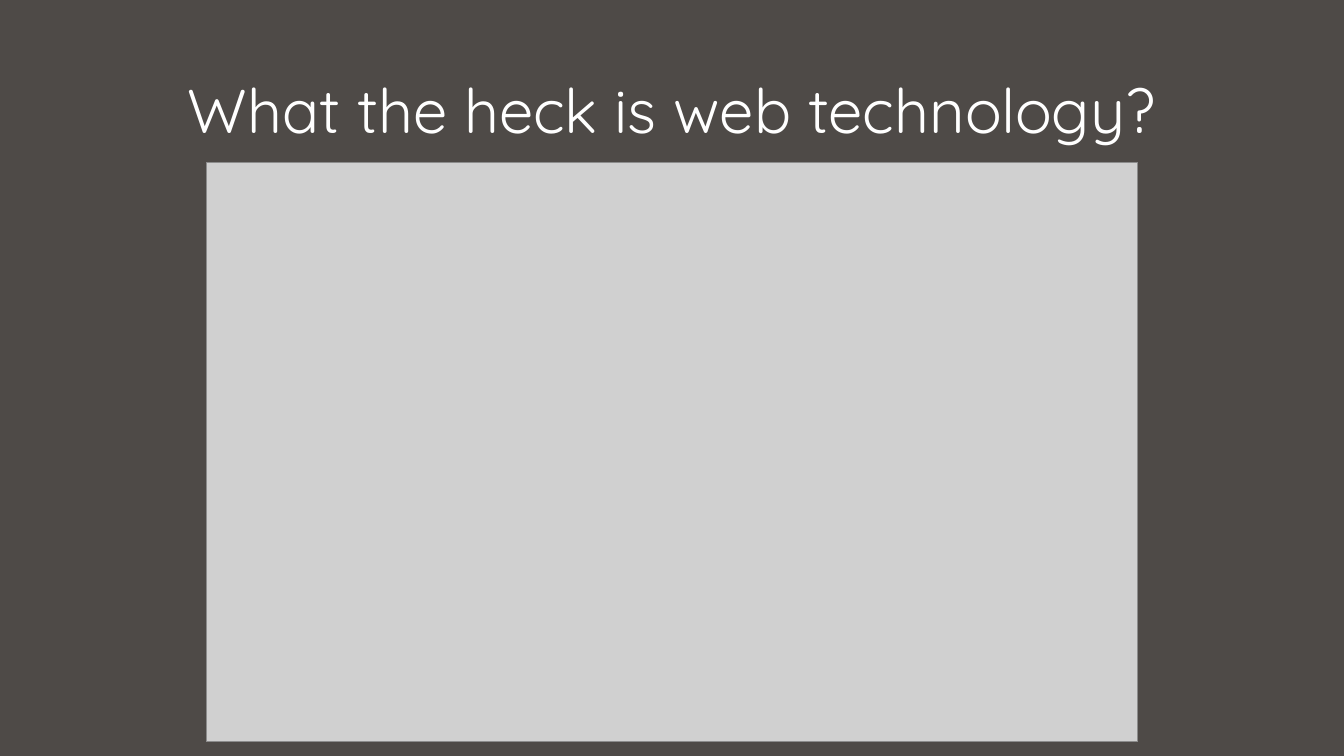
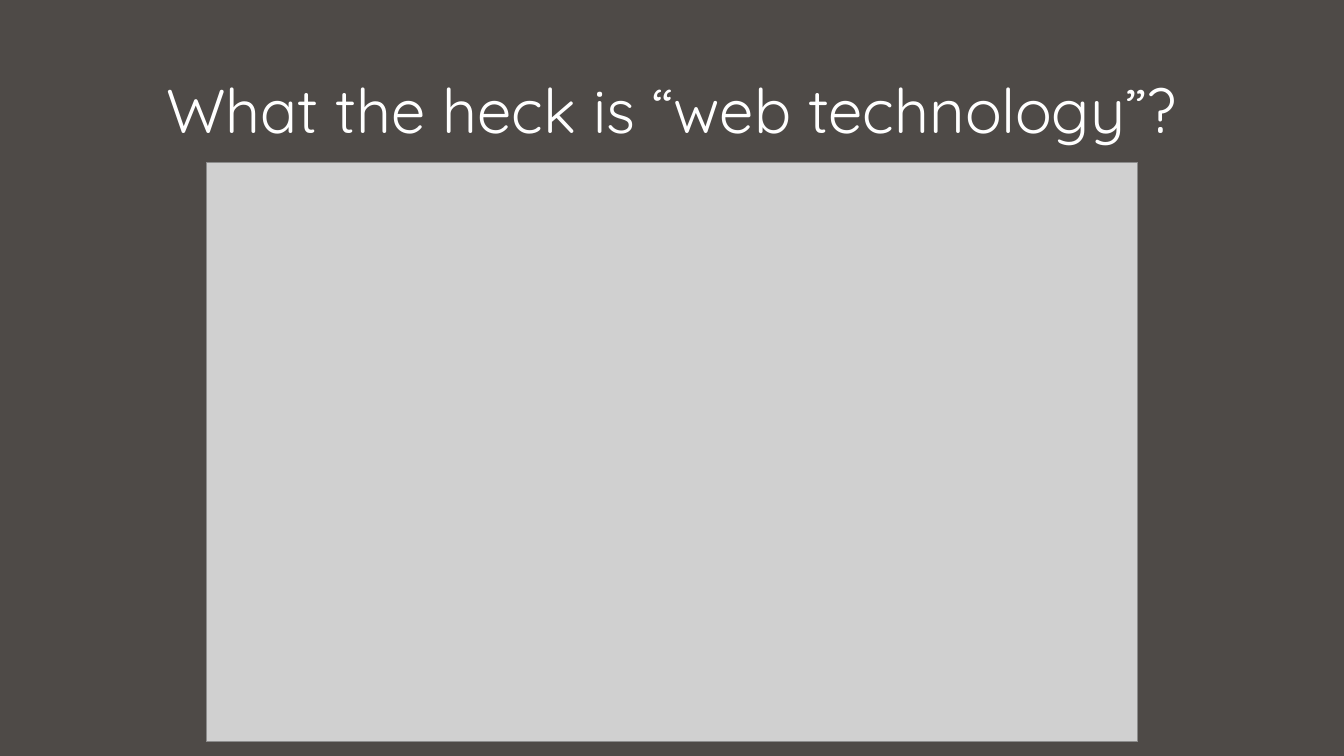
Before and after one commit to nuitrcs/intro_to_web_workshop, a slide deck: slide 3 of intro to web.pptx. Drawn at 1344x756 pixels with LibreOffice and Linux fonts; fonts in the diff are those of the drawing; grey boxes stand for pictures. Boxes give left, top, right and bottom in pixels: in the first picture for what was removed or moved away, otherwise in the second. Text is boxed around its words. In the diff, an @@ line names an element or a change of style, - is before the commit and + after.

```diff
--- a/intro to web.pptx
+++ b/intro to web.pptx
@@ title at (166,87,1176,146): text changed @@
-What the heck is web technology?
+What the heck is “web technology”?
```
Also in this commit, not shown: 2 other slides changed, 1 slide added, 1 slide removed, 3 other files.
